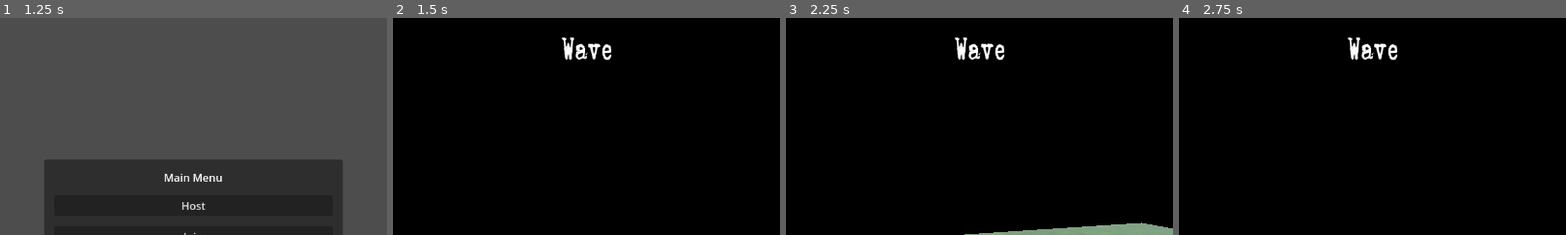
Above: before the commit, frames 1-4 (left to right).
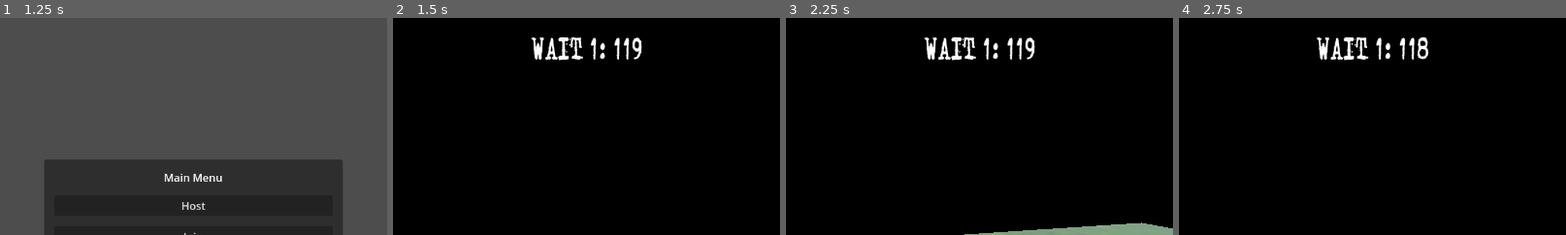
Above: after the commit, the same moments.

Repository: erioxis/dozetgame
Game: Godot game, scene res://Scenes/world.tscn
The game is run twice, just before and just after one commit, with the same random seed, the same clock (stepped at 60 frames per second) and the same inputs.
Inputs (mouse positions are % of the whole screen's width and height, from its top left):
- Up to frame 1 (1.25 s): click (50, 57) at 0.52 s; type "12" at 0.6 s; click (50, 64) at 0.75 s; type "Alex" at 0.83 s
- Up to frame 2 (1.5 s): click "Host" at 1.25 s
- Up to frame 3 (2.25 s): tap Enter (ui_accept) at 2 s; move the mouse to (55, 50) at 2.02 s; hold W (up) from 2.03 s (still down); click (55, 50) at 2.1 s
- Up to frame 4 (2.75 s): keep holding W (up); tap Enter (ui_accept) at 2.27 s
The pictures show only the part of the screen within x 25-75%, y 0-50%; the shares and areas given below are measured in that part.

Frame 1 is identical in both runs. In frame 2, 1.6% of the frame differs, in the area x 35-65%, y 8-20%; in frame 3, 1.6%; in frame 4, 1.7%.

Commit message:
timer

Diff:
--- a/Scenes/player.gd
+++ b/Scenes/player.gd
@@ -23,6 +23,7 @@
 
 var tool : Object
 var world
+var game_manager
 
 var gravity = ProjectSettings.get_setting("physics/3d/default_gravity")
 
@@ -32,6 +33,7 @@
 func _ready():
 	dead = false
 	world = get_tree().get_root().get_node("World")
+	game_manager = get_tree().get_root().get_node("World").get_node("GameManager")
 
 	if not is_multiplayer_authority():
 		ui.hide()
@@ -63,6 +65,7 @@
 	# Add the gravity.
 	ui.set_health(health)
 	ui.emit_signal("set", points)
+	ui.set_wave(game_manager.state, game_manager.wave, game_manager.timer.time_left)
 
 	if not is_on_floor():
 		velocity.y -= gravity * delta
--- a/Scenes/world.gd
+++ b/Scenes/world.gd
@@ -24,7 +24,7 @@
 	multiplayer.peer_disconnected.connect(remove_player)
 
 	add_player(multiplayer.get_unique_id())
-	game_manager.start_wait()
+	game_manager.start_round()
 
 func _on_join_button_pressed():
 	main_menu.hide()
@@ -36,6 +36,7 @@
 	var player = Player.instantiate()
 	player.name = str(peer_id)
 	add_child(player)
+	game_manager.rpc_id(peer_id,"set_round_info", game_manager.state, game_manager.wave, game_manager.timer.time_left)
 
 func create_blood(n, pos):
 	var blood = bloodexp.instantiate()
--- a/scripts/GameManager.gd
+++ b/scripts/GameManager.gd
@@ -1,6 +1,6 @@
 extends Node3D
 
-@onready var timer = $Timer
+@onready var timer: Timer = $Timer
 
 var wave: int = 1;
 var max_wave: int = 6;
@@ -18,25 +18,27 @@
 var state: ROUND_STATE
 
 func _physics_process(delta):
-	if not is_multiplayer_authority(): return
+	pass
 
 func start_wait():
 	state = ROUND_STATE.WAIT
 	timer.wait_time = wait_time
 	timer.start()
 
+@rpc
 func start_round():
 	start_wait()
 
 func start_wave():
-	timer.wait_time = wave_time
-	timer.start()
+	pass
 
 func start_chill():
 	pass
 
-func get_wave():
-	return wave
-
-func get_time():
-	return timer.time_left
+@rpc("call_local")
+func set_round_info(s,w,t):
+	state = s
+	wave = w
+	if (t>0):
+		timer.wait_time = t
+	timer.start()
--- a/ui/player_ui.gd
+++ b/ui/player_ui.gd
@@ -4,13 +4,23 @@
 @onready var wavelabel:Label= $MarginContainer/VBoxContainer/Wave
 @onready var healthlabel:Label = $MarginContainer/down/Health
 
+var game_manager
+
 signal set(p)
 
 func set_func(p):
 	plabel.text = "Points: "+str(p)
 
-func set_wave(w):
-	wavelabel.text = w
+func set_wave(s,w,t):
+	var nam: String
+	match s:
+		0:
+			nam = "WAIT"
+		1:
+			nam = "WAVE"
+		2:
+			nam = "CHILL"
+	wavelabel.text = nam + " "+str(w)+": "+str(int(t))
 
 func set_health(h):
 	healthlabel.text = "Health: "+str(h)
